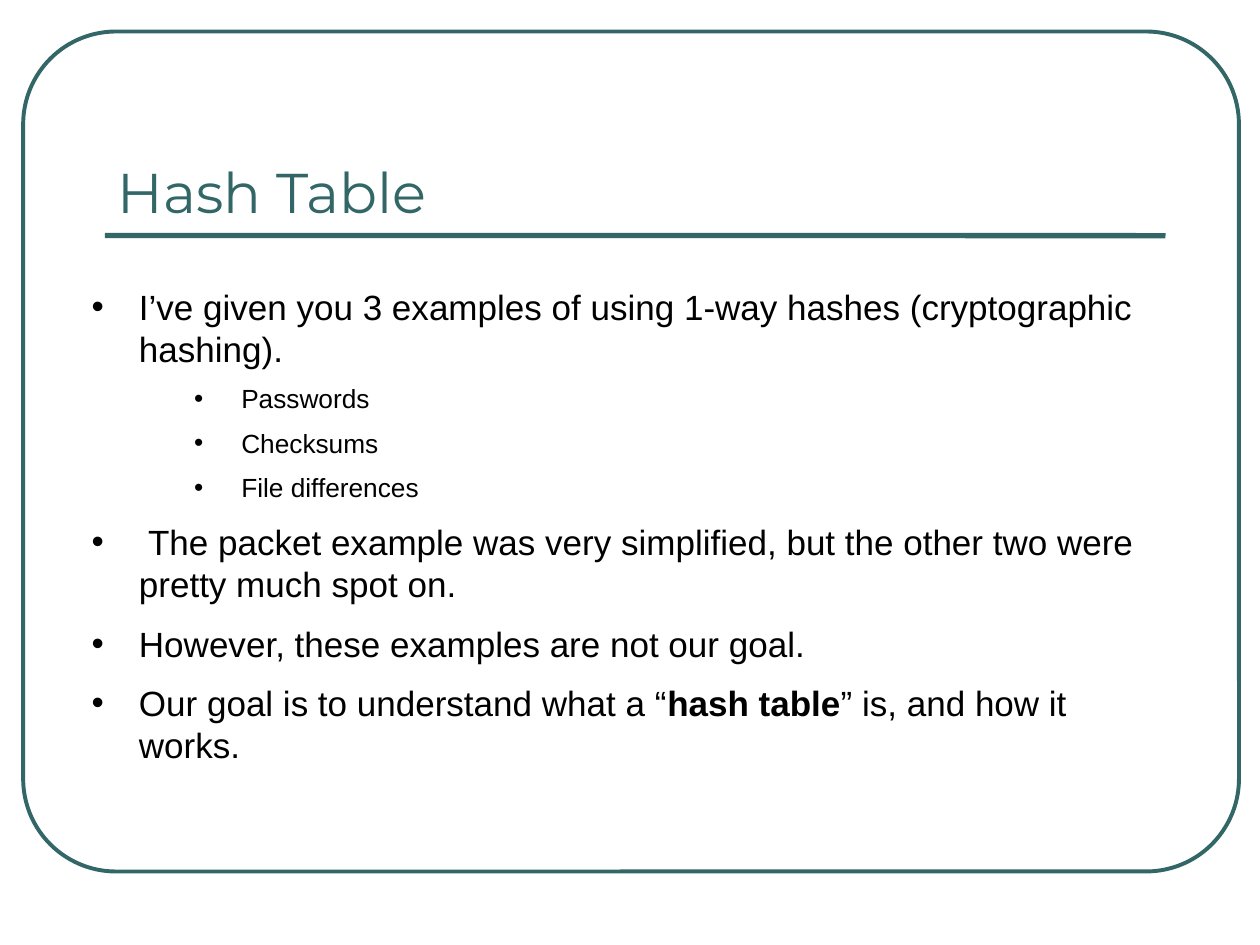
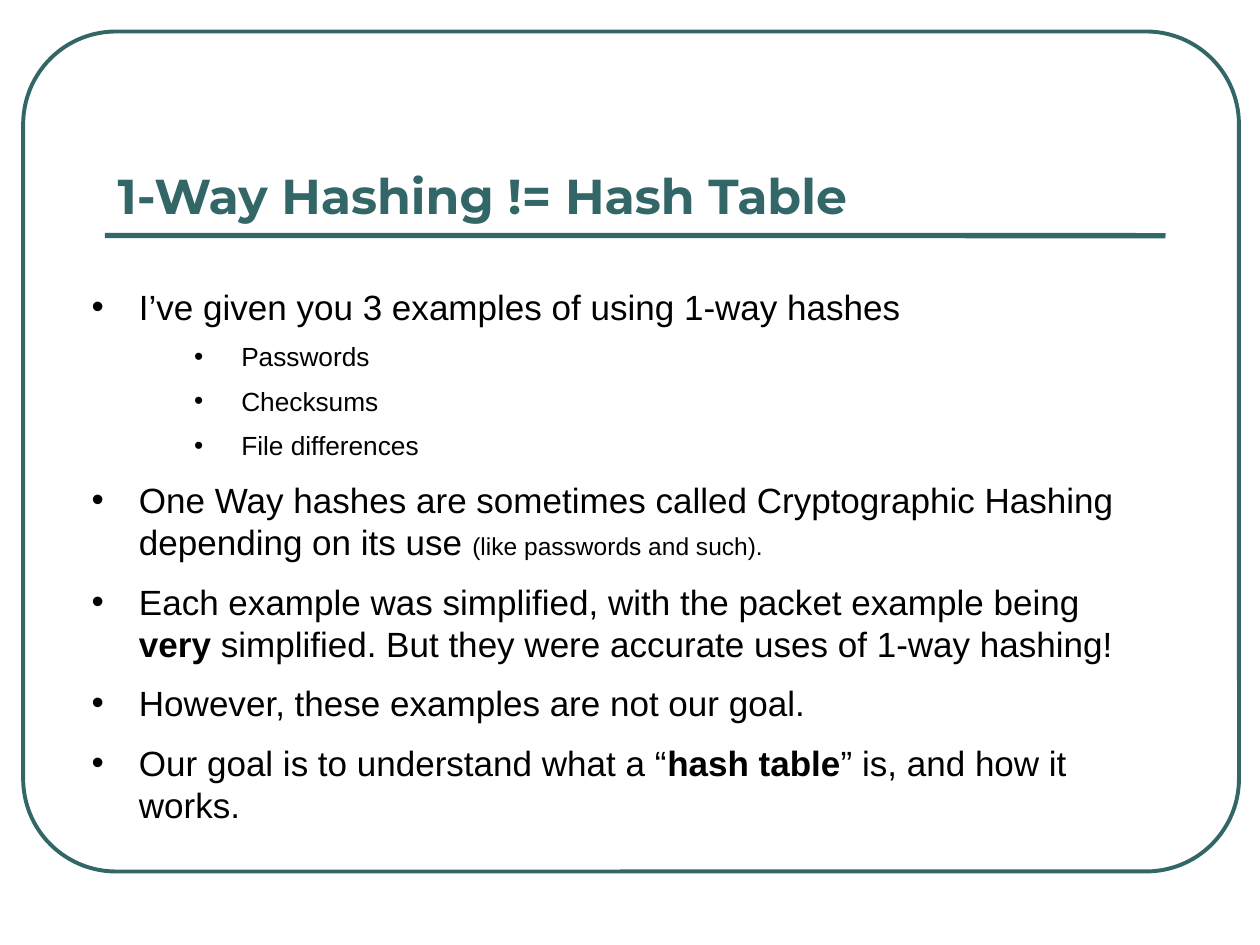
Before and after one commit to rugbyprof/3013-Algorithms, a slide deck: slide 16 of Lectures/07-Hashing/Hashing_Feb_16_2021.pptx (slide 15 before the commit). Drawn at 1260x945 pixels with LibreOffice and Linux fonts; fonts in the diff are those of the drawing. Boxes give left, top, right and bottom in pixels: in the first picture for what was removed or moved away, otherwise in the second. Text is boxed around its words. In the diff, an @@ line names an element or a change of style, - is before the commit and + after.

Commit message:
hash ppt

```diff
--- a/Lectures/07-Hashing/Hashing_Feb_16_2021.pptx
+++ b/Lectures/07-Hashing/Hashing_Feb_16_2021.pptx
@@ title at [118,175,847,224]: text changed; size 32 to 28 pt; bold on @@
-Hash Table
+1-Way Hashing != Hash Table
@@ text at [139,294,900,327]: text changed @@
-• I’ve given you 3 examples of using 1-way hashes (cryptographic hashing).
+• I’ve given you 3 examples of using 1-way hashes
@@ text at [139,487,1113,664]: text changed @@
-• The packet example was very simplified, but the other two were pretty much spot on.
+• One Way hashes are sometimes called Cryptographic Hashing depending on its use (like passwords and such).
+• Each example was simplified, with the packet example being very simplified. But they were accurate uses of 1-way hashing!
```
Also in this commit, not shown: 23 other slides changed, 6 slides added, 5 slides removed, 5 other files.
